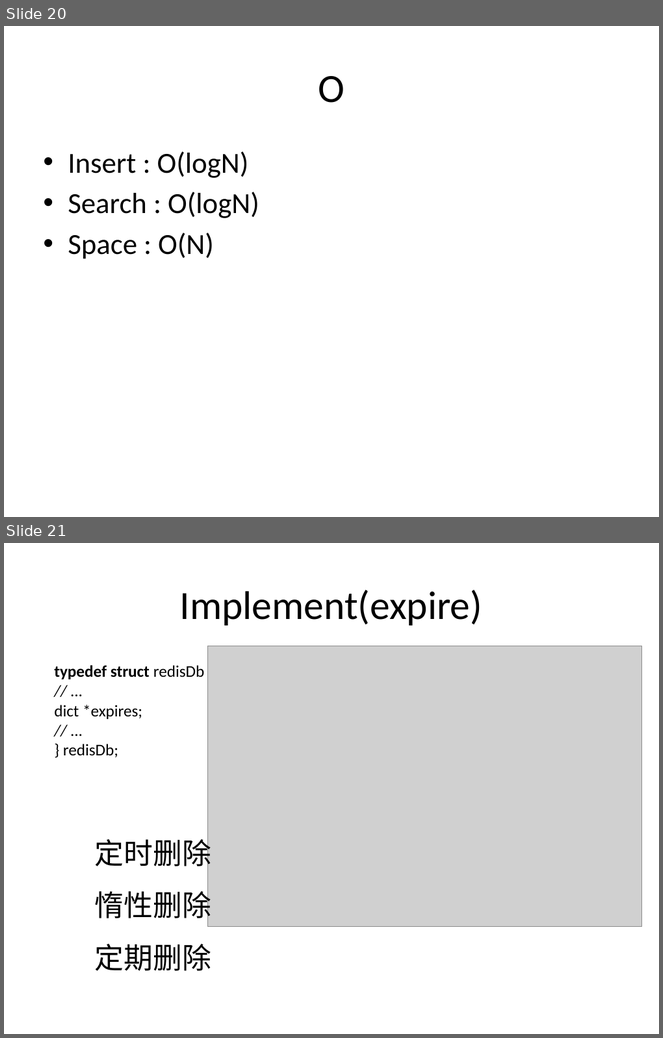
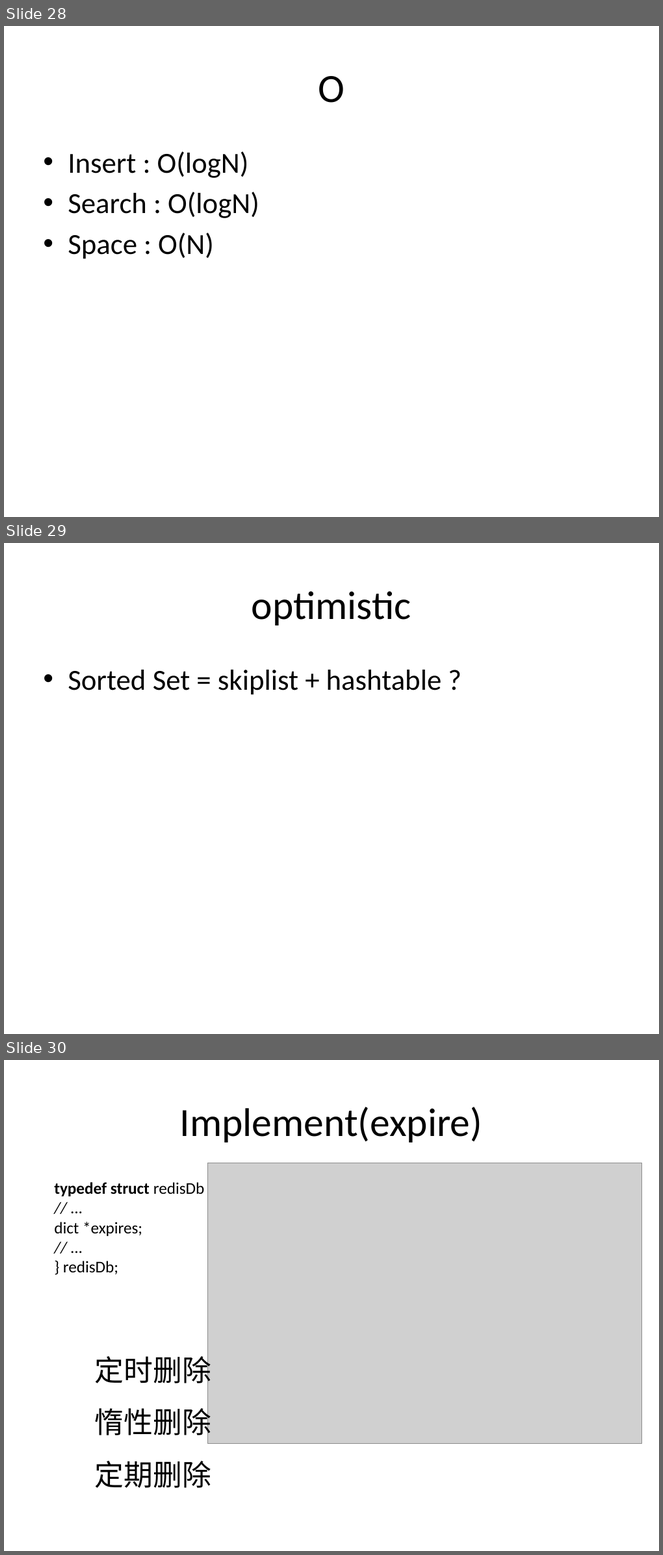
Before and after one commit to humanbeingxx/notes, a slide deck: redis/redis分享.pptx. Shown one above the other, each under a label of ours: slides 20 and 21 before the commit, slides 28, 29 and 30 after it. The pictures are 663x1038 and 663x1555 pixels, drawn with LibreOffice and Linux fonts; fonts in the diff are those of the drawing; grey boxes stand for pictures. Boxes give left, top, right and bottom in pixels: in the first picture for what was removed or moved away, otherwise in the second. Text is boxed around its words. In the diff, an @@ line names an element or a change of style, - is before the commit and + after.

```diff
--- a/redis/redis分享.pptx
+++ b/redis/redis分享.pptx
@@ slide 29 added at [4, 543, 659, 1034], background #FFFFFF @@
@@ title added at [252, 591, 412, 626], 44 pt, text #000000 @@
+optimistic
@@ text added at [68, 670, 442, 695], 32 pt, text #000000 @@
+• Sorted Set = skiplist + hashtable ?
@@ what was slide 20 is now slide 28 @@
@@ what was slide 21 is now slide 30 @@
```
Also in this commit, not shown: 8 other slides added.
